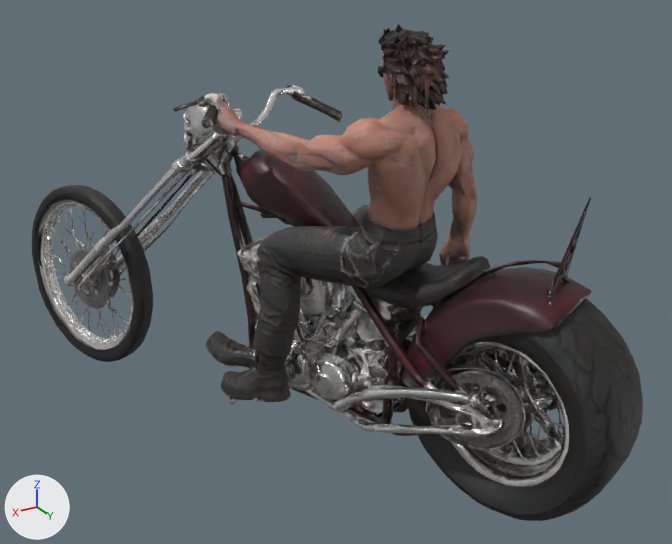
Before and after pictures for a commit that changed the glTF model public/models/reaper-ai.glb.
Camera for both pictures: a 50 mm camera at (1.12, 2.14, 0.91) aimed at (-0.09, 0.11, -0.1). The axes (+X, +Y, +Z) are drawn at lower left. The lights are the same throughout. The older version comes first. Vertices at exactly the same position are counted once.
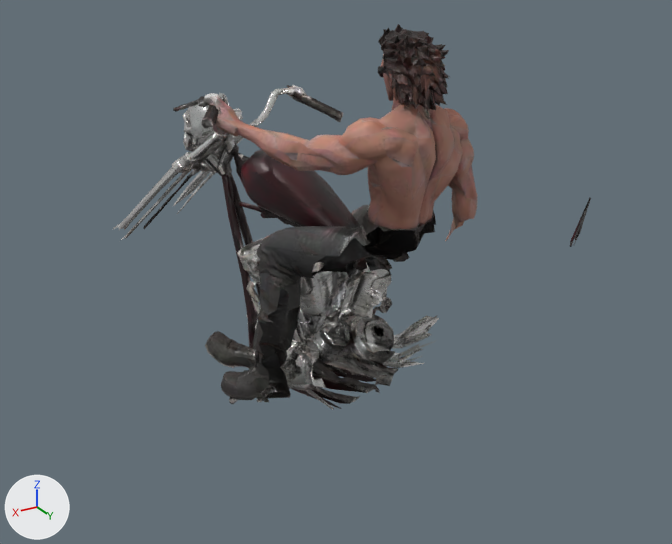
What the commit changed:
me_mesh_0 is used by ob_mesh_0; location (0.0, 0.0, 0.0).
me_mesh_0 had 12370 vertices, 25468 faces and spanned x -0.5..0.49, y -0.95..0.95, z -0.6..0.59.
me_mesh_0 now has 5928 vertices, 11771 faces and spans x -0.38..0.36, y -0.45..0.77, z -0.44..0.59.
me_mesh_0 part 1: 2 vertices moved within x -0.16, y 0.22, z -0.41; 4542 vertices removed from x -0.5..0.19, y 0.23..0.95, z -0.6..0.14.
me_mesh_0 part 2: 1900 vertices removed from x 0.14..0.49, y -0.95..-0.4, z -0.59..0.0.

Pixel boxes (x1, y1, x2, y2) of what changed, in the pictures (672 x 544 px):
'Mesh_0', reshaped (22% narrower, 22% shorter)
    before: (32, 24, 643, 521)
    after: (113, 24, 591, 410)
part 1 of me_mesh_0, cut back
    before: (259, 216, 643, 521)
    after: (375, 377, 389, 386)
part 2 of me_mesh_0, deleted
    before: (32, 185, 192, 362)
